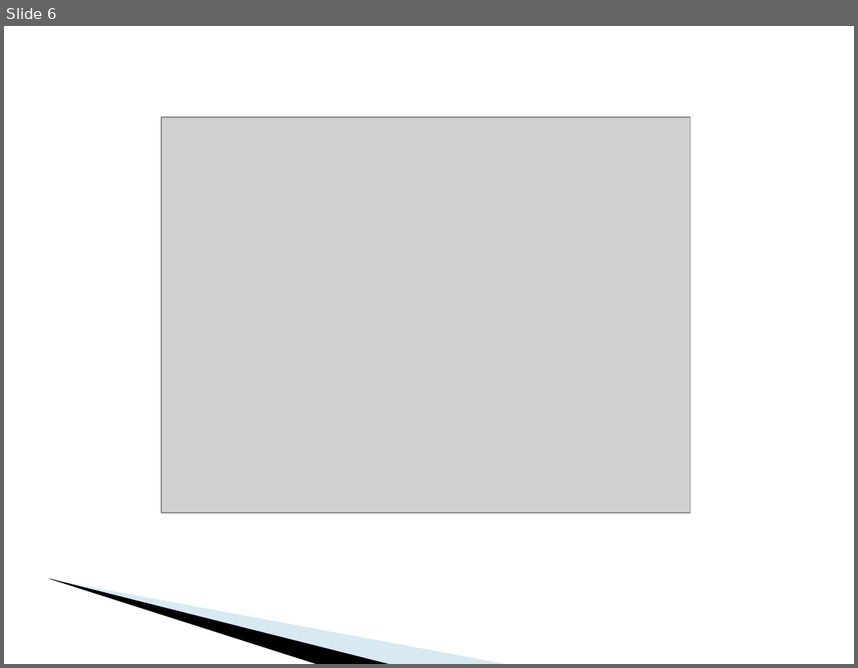
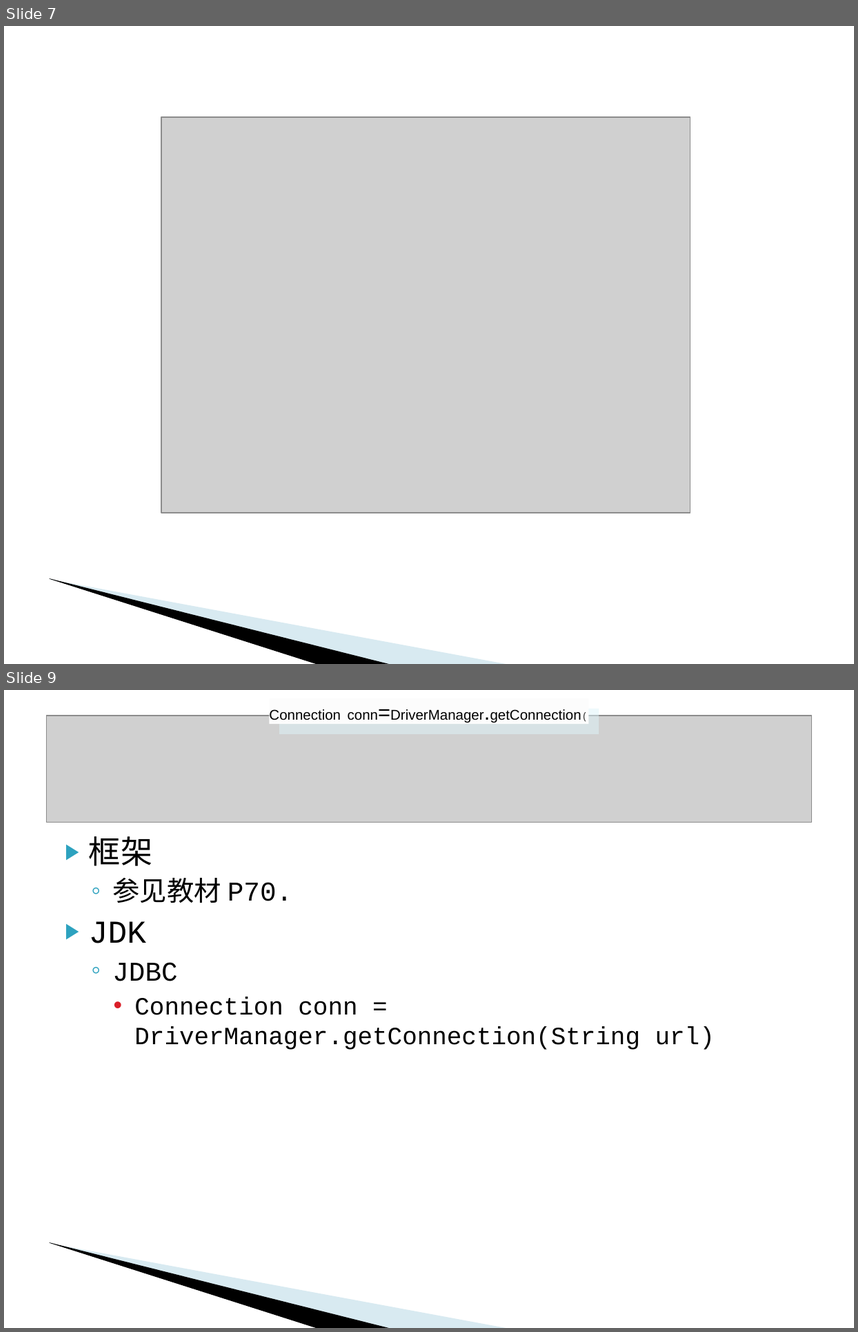
Before and after one commit to csyuzhou/csyuzhou.github.io, a slide deck: files/designPatterns/lecture2.ppt. Shown one above the other, each under a label of ours: slide 6 before the commit, slides 7 and 9 after it; the slides between them are not shown. The pictures are 858x668 and 858x1332 pixels, drawn with LibreOffice and Linux fonts; fonts in the diff are those of the drawing; grey boxes stand for pictures; background and template pictures are left out. Boxes give left, top, right and bottom in pixels: in the first picture for what was removed or moved away, otherwise in the second. Text is boxed around its words. In the diff, an @@ line names an element or a change of style, - is before the commit and + after.

```diff
--- a/files/designPatterns/lecture2.ppt
+++ b/files/designPatterns/lecture2.ppt
@@ slide 9 added at box(4, 690, 854, 1328), background #FFFFFF; not listed: 2 template elements that a slide beside it also shows @@
@@ rectangle added at box(269, 698, 589, 724), fill #FCFCFC, 12 pt, text #000000 @@
+Connection conn=DriverManager.getConnection(
@@ picture added at box(47, 716, 811, 822) @@
@@ text added at box(89, 836, 715, 1049), 21 pt, text #000000 @@
+▶ 框架
+  ◦ 参见教材 P70.
+▶ JDK
+  ◦ JDBC
+    • Connection conn = DriverManager.getConnection(String url)
@@ what was slide 6 is now slide 7 @@
```
Also in this commit, not shown: 19 slides changed, 3 other slides added, 1 slide removed, 1 other file.
